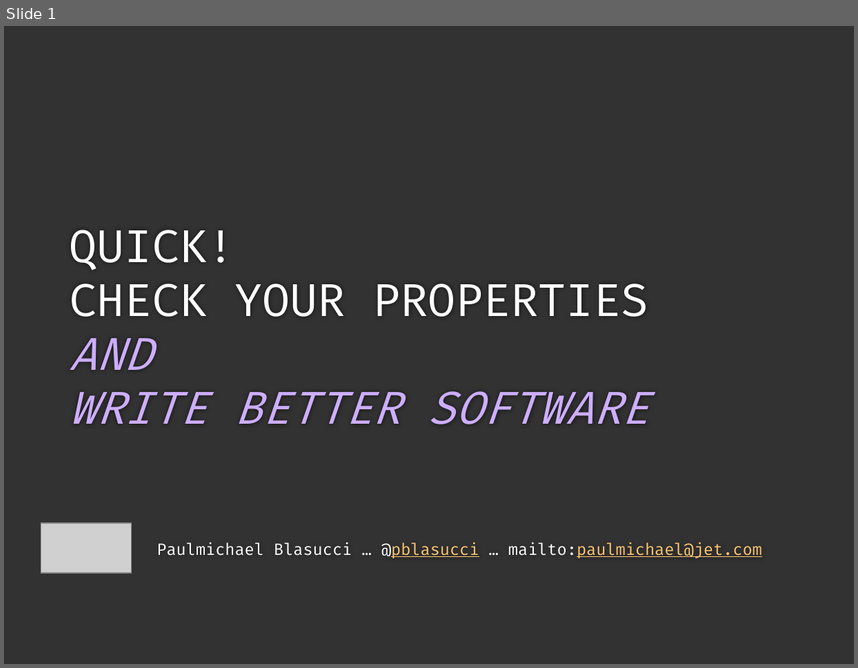
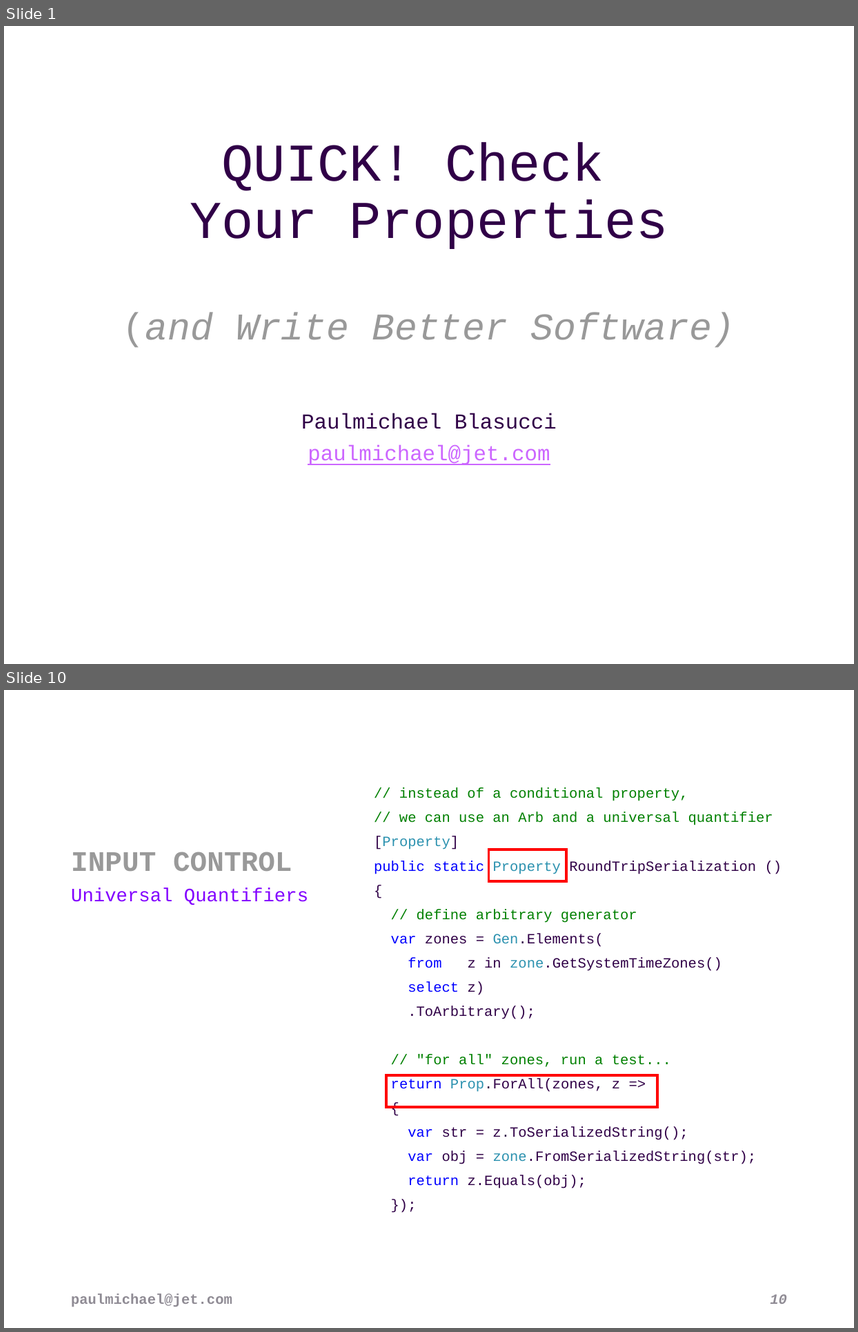
Before and after one commit to pblasucci/quickpbt, a slide deck: quickpbt.pptx. Shown one above the other, each under a label of ours: slide 1 before the commit, slides 1 and 10 after it; the slides between them are not shown. The pictures are 858x668 and 858x1332 pixels, drawn with LibreOffice and Linux fonts; fonts in the diff are those of the drawing; grey boxes stand for pictures; background and template pictures are left out. Boxes give left, top, right and bottom in pixels: in the first picture for what was removed or moved away, otherwise in the second. Text is boxed around its words. In the diff, an @@ line names an element or a change of style, - is before the commit and + after.

```diff
--- a/quickpbt.pptx
+++ b/quickpbt.pptx
@@ slide 10 added at <box>4,690,854,1328</box>, background #FFFFFF @@
@@ text added at <box>374,788,773,1188</box>, 12 pt, text #300047 @@
+// instead of a conditional property,
+// we can use an Arb and a universal quantifier
+[Property]
+public static Property RoundTripSerialization ()
+{
+// define arbitrary generator
+var zones = Gen.Elements(
+from z in zone.GetSystemTimeZones()
+select z)
+.ToArbitrary();
+// "for all" zones, run a test...
+return Prop.ForAll(zones, z =>
+{
+var str = z.ToSerializedString();
+var obj = zone.FromSerializedString(str);
+return z.Equals(obj);
+});
@@ title added at <box>71,851,292,871</box>, 24 pt, text #999999, bold @@
+INPUT CONTROL
@@ rectangle added at <box>488,850,567,881</box>, outline #FF0000 2.25 pt @@
@@ text added at <box>71,888,308,905</box>, 16 pt, text #8200FF @@
+Universal Quantifiers
@@ rectangle added at <box>386,1075,657,1107</box>, outline #FF0000 2.25 pt @@
@@ text added at <box>71,1293,232,1306</box>, 12 pt, text #8F8C95, bold @@
+paulmichael@jet.com
@@ page number added at <box>770,1294,787,1303</box>, 12 pt, text #8F8C95, bold, italic @@
+10
@@ slide 1 changed as well @@
@@ background #323232 to #FFFFFF @@
@@ title at <box>123,142,735,347</box>: text changed; size 38 to 45 pt; font Fira Code to Courier New; text colour #CDAEFF to #300047 @@
-QUICK!
-CHECK YOUR PROPERTIES
-AND
-WRITE BETTER SOFTWARE
+QUICK! Check
+Your Properties
+(and Write Better Software)
@@ subtitle "Paulmichael Blasucci" at <box>301,413,557,465</box>: vertical alignment top to middle @@
@@ subtitle at <box>301,413,557,465</box>: text changed; size 13.5 to 18 pt; font Fira Code to Courier New; text colour #FFFFFF to #300047 @@
-Paulmichael Blasucci … @pblasucci … mailto:paulmichael@jet.com
+Paulmichael Blasucci
+paulmichael@jet.com
@@ picture removed at <box>41,522,131,572</box> @@
```
Also in this commit, not shown: 2 other slides changed, 19 other slides added, 21 other files.
